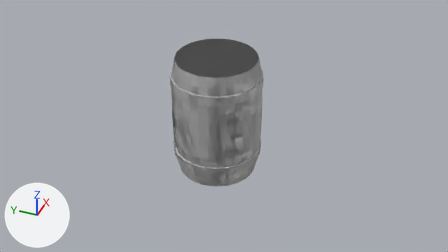
A saved change to the Blender file Assets/Objects/olt-timey-barrel.blend.
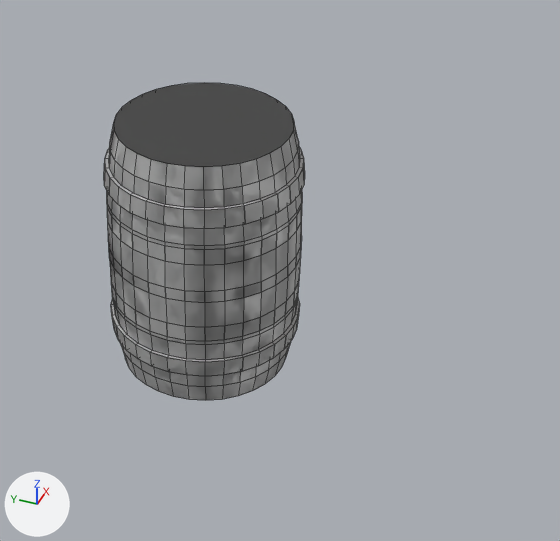
Each version is shown from the file's camera 'Camera', then close up on the part from 27% to 85% of the width and 0% to 100% of the height. The axes (+X, +Y, +Z) are drawn at lower left. The lights are the same throughout. The close-ups show mesh edges as thin lines. Materials are left out; every surface is plain grey.

The older version as bpy lines, for what is in view:
```python
me_cylinder = bpy.data.meshes.new('Cylinder')
me_cylinder.from_pydata(...)  # 352 vertices, 321 faces; spans x -1.0..1.0, y -1.0..1.0, z -1.0..21.3
# faces by material slot: [225, 96]
me_cylinder.materials.append(mat_brown_planks_03)
me_cylinder.materials.append(mat_rust_coarse_01)
ob_cylinder = bpy.data.objects.new('Cylinder', me_cylinder)
ob_cylinder.location = (0.0, 0.0, 0.0)
ob_cylinder.scale = (1.39, 1.39, 0.091)
_m = ob_cylinder.modifiers.new('Mirror', 'MIRROR')
_m.use_axis = (True, True, True)
```
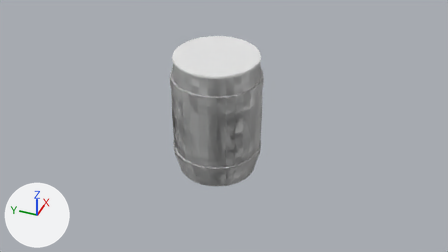
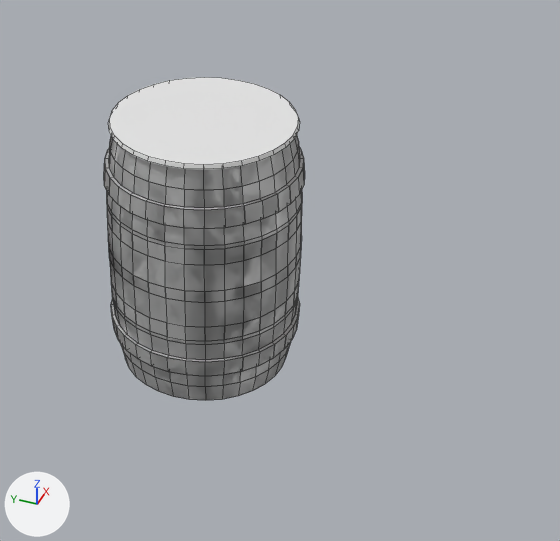
The change, as a list of edits to the scene's bpy script:
```text
Change me_cylinder:
    used by ob_cylinder; location = (0.0, 0.0, 0.0); scale = (1.39, 1.39, 0.091)
    remove me_cylinder.from_pydata(...)  # 352 vertices, 321 faces; spans x -1.0..1.0, y -1.0..1.0, z -1.0..21.3
    add me_cylinder.from_pydata(...)  # 2704 vertices, 2632 faces; spans x -1.0..1.0, y -1.0..1.0, z -21.3..21.9
    me_cylinder part 1: a new loose piece of 1320 vertices spanning x -1.0..1.0, y -1.0..1.0, z -21.3..1.0
    me_cylinder part 2: 1032 vertices added at x -1.0..1.0, y -1.0..1.0, z -1.0..21.9
Change ob_cylinder:
    remove _m = ob_cylinder.modifiers.new('Mirror', 'MIRROR')
    remove _m.use_axis = (True, True, True)
```

Location of each change, [x1, y1, x2, y2] in pixels of the close-ups (560 x 541 px):
'Cylinder', reshaped, modifiers changed: before [104, 83, 305, 400]; after [104, 77, 305, 400]
part 1 of me_cylinder, added: after [108, 243, 301, 400]
part 2 of me_cylinder, added: after [104, 77, 305, 291]
